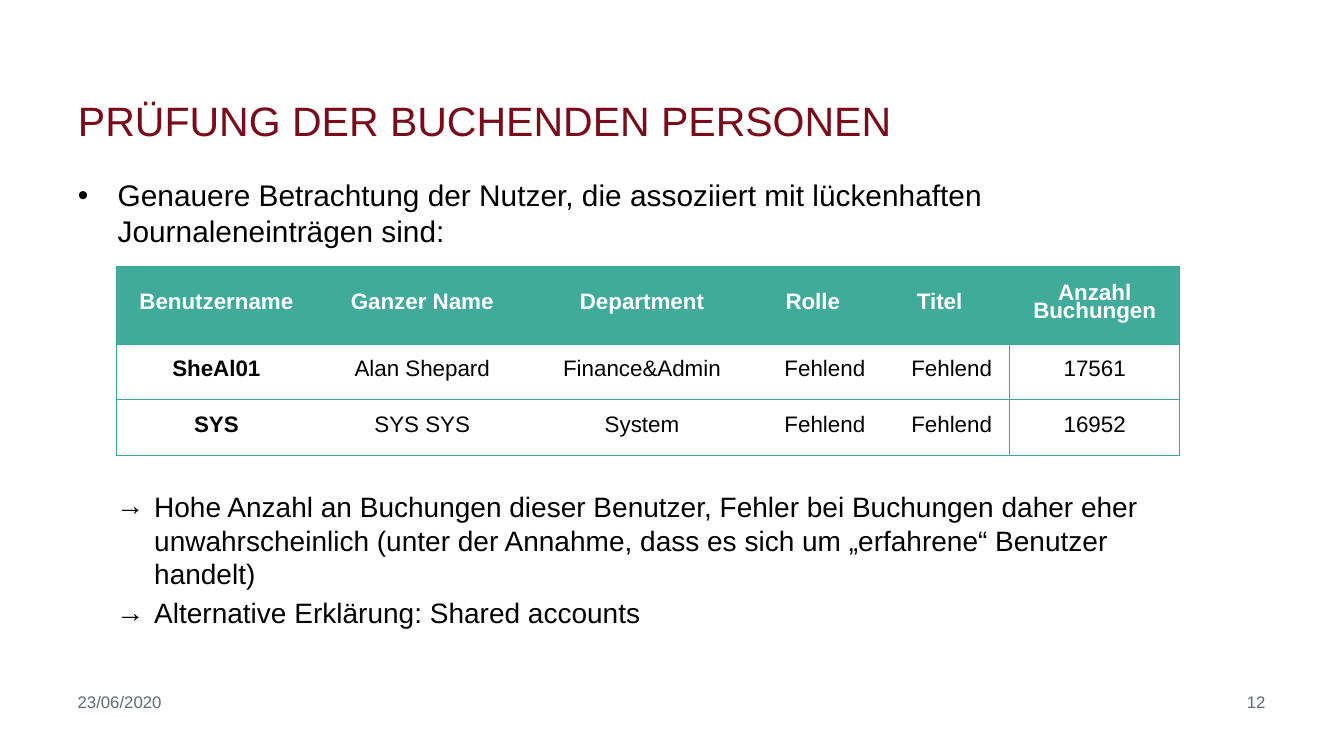
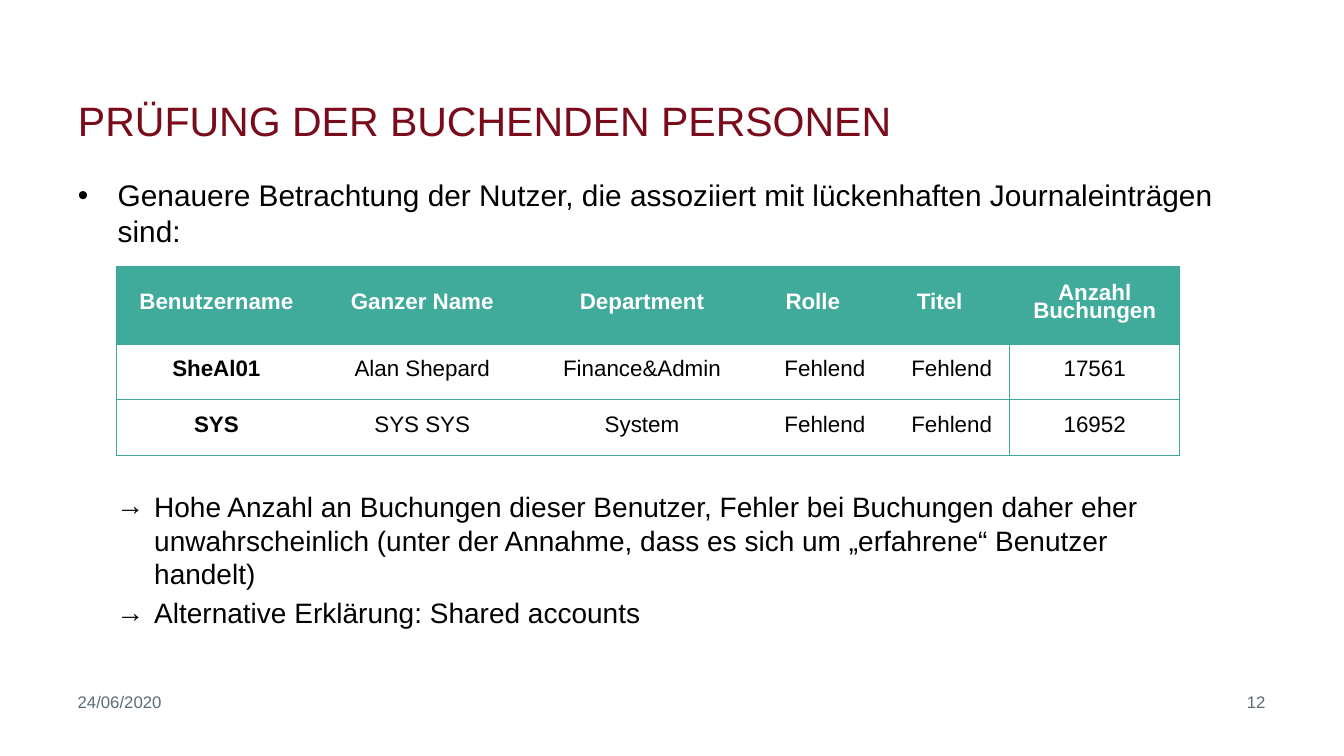
Before and after one commit to biegt/auditing_case_study, a slide deck: slide 12 of 04_output/Präsentation_Case_Study_1_Bieg_Krug.pptx. Drawn at 1344x756 pixels with LibreOffice and Linux fonts; fonts in the diff are those of the drawing; background and template pictures are left out. Boxes give left, top, right and bottom in pixels: in the first picture for what was removed or moved away, otherwise in the second. Text is boxed around its words. In the diff, an @@ line names an element or a change of style, - is before the commit and + after.

```diff
--- a/04_output/Präsentation_Case_Study_1_Bieg_Krug.pptx
+++ b/04_output/Präsentation_Case_Study_1_Bieg_Krug.pptx
@@ text at (118,184,1212,243): text changed @@
-• Genauere Betrachtung der Nutzer, die assoziiert mit lückenhaften Journaleneinträgen sind:
+• Genauere Betrachtung der Nutzer, die assoziiert mit lückenhaften Journaleinträgen sind:
@@ text at (78,696,162,708): text changed @@
-23/06/2020
+24/06/2020
```
Also in this commit, not shown: 39 other slides changed, 2 slides added, 1 other file.
